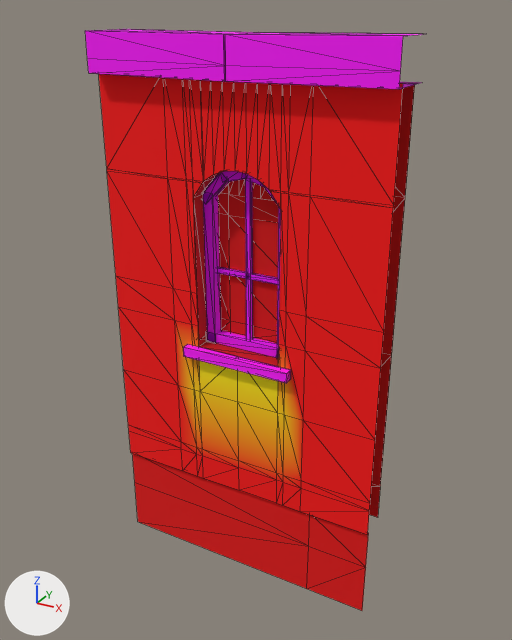
Two versions of the glTF model godot/art/world/house/plaster_win_thin_round.glb, one commit apart.
Rendered twice from a 50 mm camera at (2.18, -3.7, 3.25) aimed at (0.04, 0.18, 1.31). Every picture has the same lights, and +X, +Y and +Z are marked at lower left. The older version comes first. Mesh edges are drawn as thin lines. Vertices at exactly the same position are counted once.

Before the edit, the objects in view are built like this:
```python
me_plaster_win_thin_round = bpy.data.meshes.new('plaster_win_thin_round')
me_plaster_win_thin_round.from_pydata(...)  # 340 vertices, 408 faces; spans x -1.0..1.01, y -0.09..0.31, z -0.7..3.12
me_plaster_win_thin_round.materials.append(mat_wall_own)
ob_plaster_win_thin_round = bpy.data.objects.new('plaster_win_thin_round', me_plaster_win_thin_round)
ob_plaster_win_thin_round.location = (0.0, 0.0, 0.0)
```
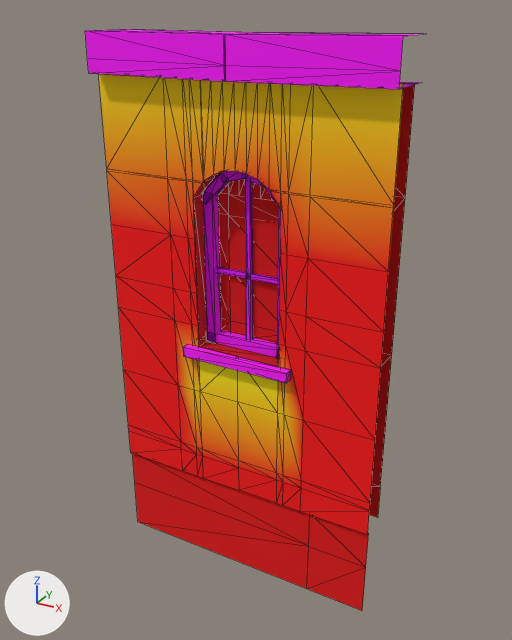
Where the change shows, as pixel boxes [x1, y1, x2, y2] in the pictures (512 x 640 px; the box of a moved part takes in the faces that stretch with it):
```json
{"part": 1, "of": "me_plaster_win_thin_round", "change": "moved or reshaped", "before": [107, 171, 393, 374], "after": [107, 171, 393, 374]}
{"part": 2, "of": "me_plaster_win_thin_round", "change": "recoloured", "before": [99, 74, 403, 209], "after": [99, 74, 403, 209], "on screen": "red to orange"}
```

The change, as JSON lines over the scene's bpy script:
```json
{"block": "me_plaster_win_thin_round", "where": "# used by ob_plaster_win_thin_round; location = (0.0, 0.0, 0.0)"}
{"op": "remove", "block": "me_plaster_win_thin_round", "code": "me_plaster_win_thin_round.from_pydata(...)  # 340 vertices, 408 faces; spans x -1.0..1.01, y -0.09..0.31, z -0.7..3.12"}
{"op": "add", "block": "me_plaster_win_thin_round", "code": "me_plaster_win_thin_round.from_pydata(...)  # 348 vertices, 420 faces; spans x -1.0..1.01, y -0.09..0.31, z -0.7..3.12"}
{"block": "me_plaster_win_thin_round", "change": "me_plaster_win_thin_round part 1"}
{"block": "me_plaster_win_thin_round", "change": "26 faces are deleted"}
{"block": "me_plaster_win_thin_round", "change": "8 new vertices lie (0.0, 0.0, 0.38) away from vertices in x -1.0..1.0, y 0.0, z 1.5"}
{"block": "me_plaster_win_thin_round", "change": "38 new faces join them"}
{"block": "me_plaster_win_thin_round", "change": "me_plaster_win_thin_round part 2: 52 kept faces spanning x -1.0..1.0, y 0.0, z 2.15..2.9 get new vertex colours; the middle colour goes from red #ff0000 to orange #ff7d00"}
```
